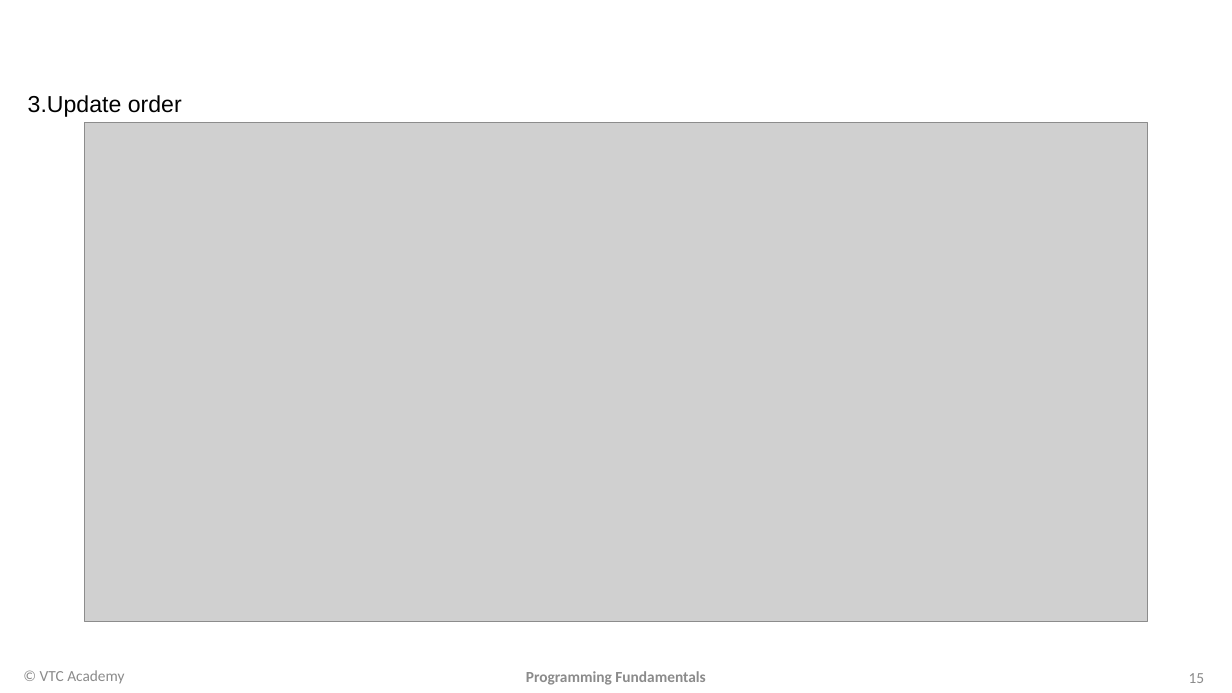
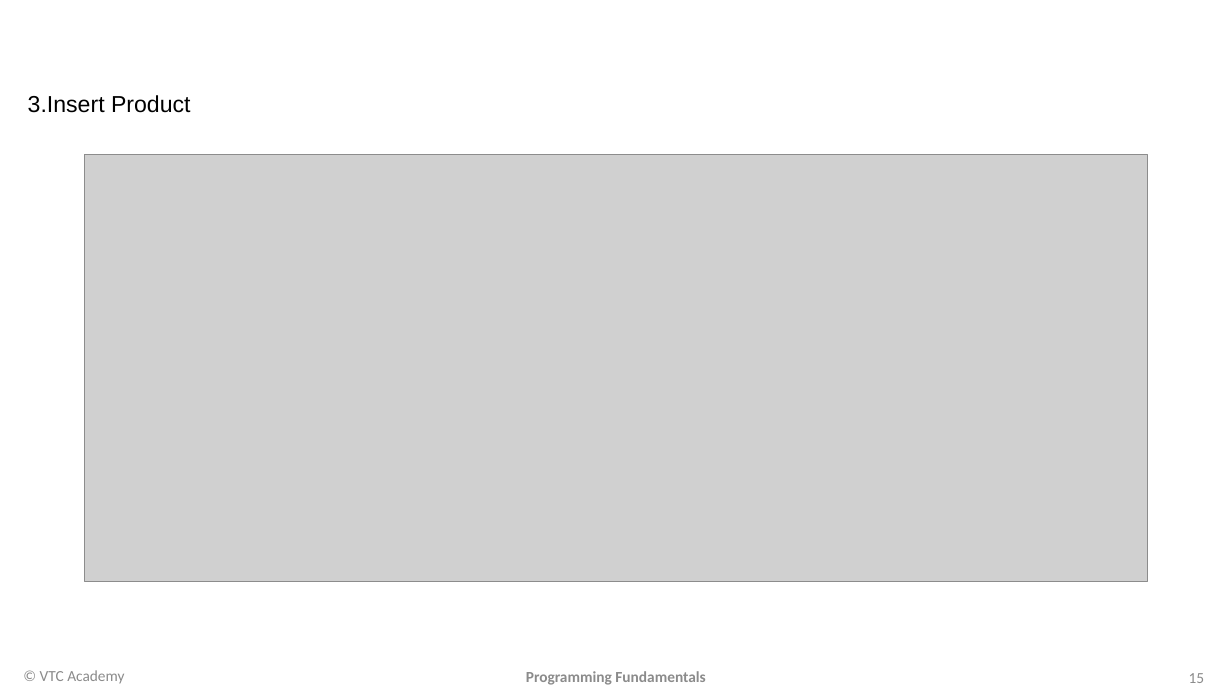
Before and after one commit to ngonngay/Project, a slide deck: slide 15 of minisupermarketMS/document/Project9-18.pptx. Drawn at 1232x693 pixels with LibreOffice and Linux fonts; fonts in the diff are those of the drawing; grey boxes stand for pictures; background and template pictures are left out. Boxes give left, top, right and bottom in pixels: in the first picture for what was removed or moved away, otherwise in the second. Text is boxed around its words. In the diff, an @@ line names an element or a change of style, - is before the commit and + after.

```diff
--- a/minisupermarketMS/document/Project9-18.pptx
+++ b/minisupermarketMS/document/Project9-18.pptx
@@ text at bbox=[28, 95, 191, 113]: text changed @@
-3.Update order
+3.Insert Product
@@ picture: place and size @@
-picture at bbox=[85, 123, 1148, 622]
+picture at bbox=[85, 154, 1148, 581]
```
Also in this commit, not shown: 9 other slides changed, 16 other files.
